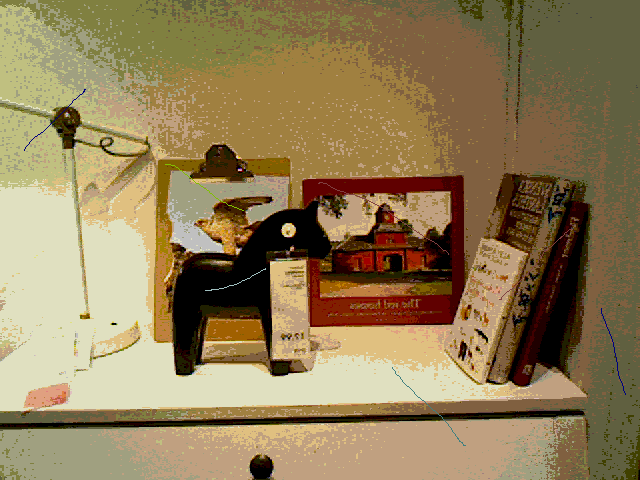
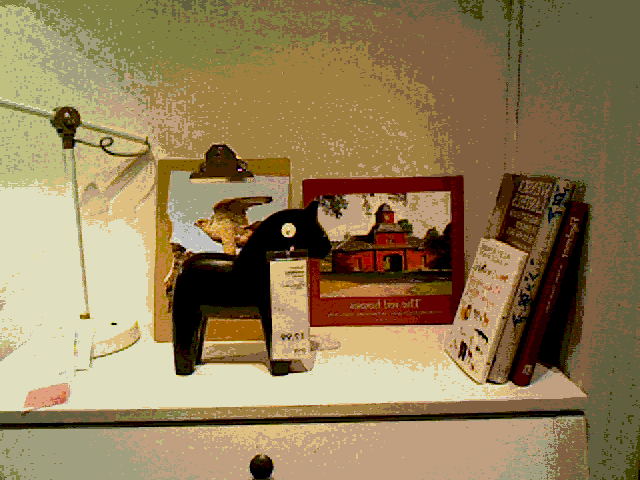
Layers edited between the first and the second (640, 480) image:
removed layer "Layer #1" over [24, 89, 626, 446]
